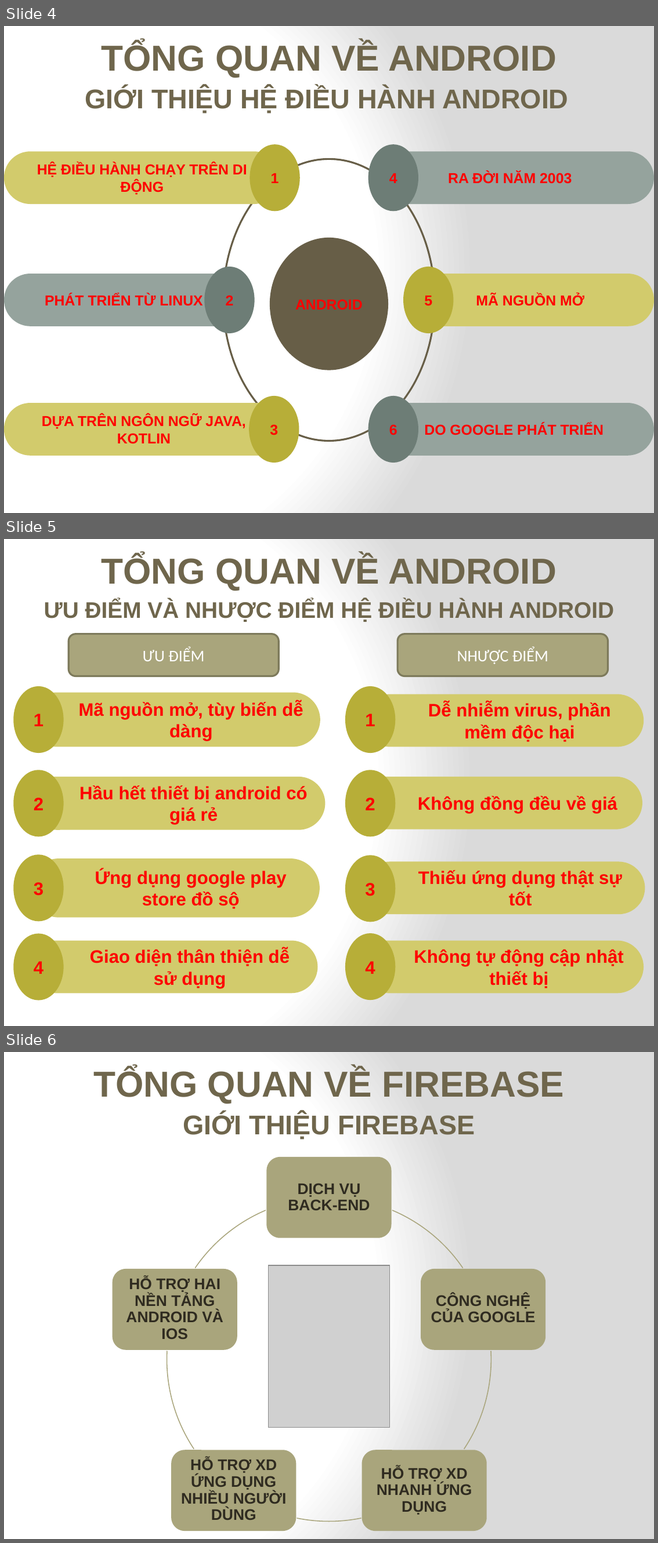
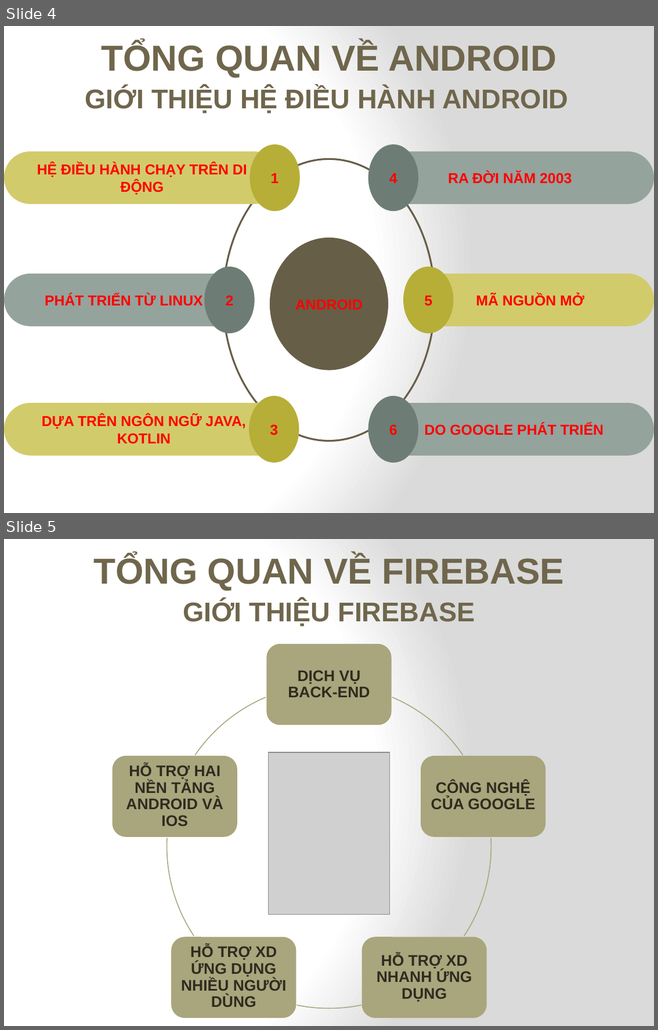
Before and after one commit to tqduy025dev/ThucTapChuyenMon, a slide deck: PowerPointThucTapChuyenMon.pptx. Shown one above the other, each under a label of ours: slides 4, 5 and 6 before the commit, slides 4 and 5 after it. The pictures are 658x1543 and 658x1030 pixels, drawn with LibreOffice and Linux fonts; fonts in the diff are those of the drawing; grey boxes stand for pictures. Boxes give left, top, right and bottom in pixels: in the first picture for what was removed or moved away, otherwise in the second. Text is boxed around its words. In the diff, an @@ line names an element or a change of style, - is before the commit and + after.

Commit message:
update

```diff
--- a/PowerPointThucTapChuyenMon.pptx
+++ b/PowerPointThucTapChuyenMon.pptx
@@ slide 5 removed at bbox=[4, 539, 654, 1026], background gradient #FFFFFF to #DADADA @@
@@ text removed at bbox=[101, 555, 556, 590] @@
-TỔNG QUAN VỀ ANDROID
@@ text removed at bbox=[44, 600, 614, 622] @@
-ƯU ĐIỂM VÀ NHƯỢC ĐIỂM HỆ ĐIỀU HÀNH ANDROID
@@ rounded rectangle removed at bbox=[68, 634, 278, 676] @@
-ƯU ĐIỂM
@@ rounded rectangle removed at bbox=[397, 634, 607, 676] @@
-NHƯỢC ĐIỂM
@@ ellipse removed at bbox=[14, 686, 64, 754] @@
-1
@@ rounded rectangle removed at bbox=[30, 692, 320, 747] @@
-  Mã nguồn mở, tùy biến dễ dàng
@@ ellipse removed at bbox=[345, 686, 395, 754] @@
-1
@@ rounded rectangle removed at bbox=[363, 694, 643, 747] @@
-  Dễ nhiễm virus, phần mềm độc hại
@@ ellipse removed at bbox=[14, 770, 64, 837] @@
-2
@@ rounded rectangle removed at bbox=[30, 777, 325, 830] @@
-  Hầu hết thiết bị android có giá rẻ
@@ ellipse removed at bbox=[345, 770, 395, 837] @@
-2
@@ rounded rectangle removed at bbox=[361, 777, 642, 830] @@
-  Không đồng đều về giá
@@ ellipse removed at bbox=[14, 855, 64, 922] @@
-3
@@ rounded rectangle removed at bbox=[30, 859, 319, 918] @@
-  Ứng dụng google play store đồ sộ
@@ ellipse removed at bbox=[345, 855, 395, 922] @@
-3
@@ rounded rectangle removed at bbox=[363, 862, 644, 914] @@
-  Thiếu ứng dụng thật sự tốt
@@ ellipse removed at bbox=[14, 934, 64, 1001] @@
-4
@@ ellipse removed at bbox=[345, 933, 395, 1000] @@
-4
@@ rounded rectangle removed at bbox=[30, 940, 317, 993] @@
-  Giao diện thân thiện dễ sử dụng
@@ rounded rectangle removed at bbox=[362, 940, 643, 993] @@
-  Không tự động cập nhật thiết bị
@@ what was slide 6 is now slide 5 @@
```
